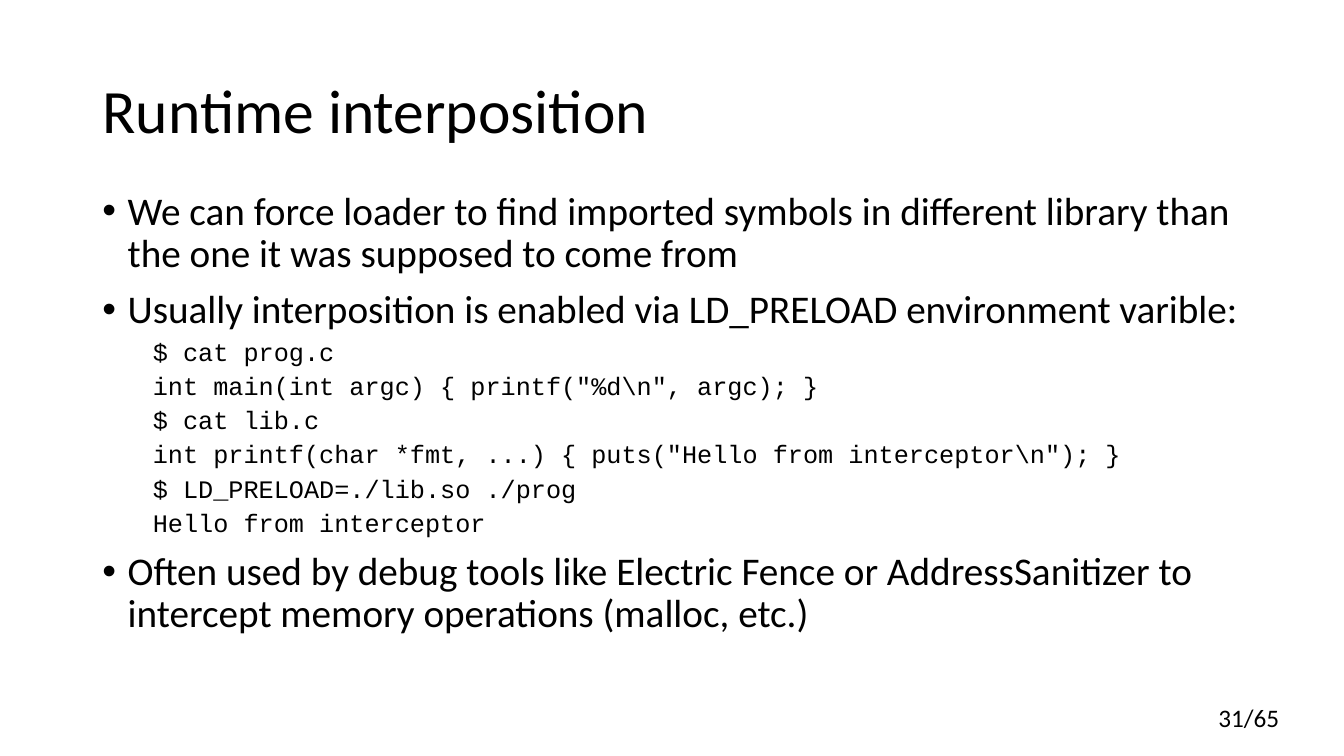
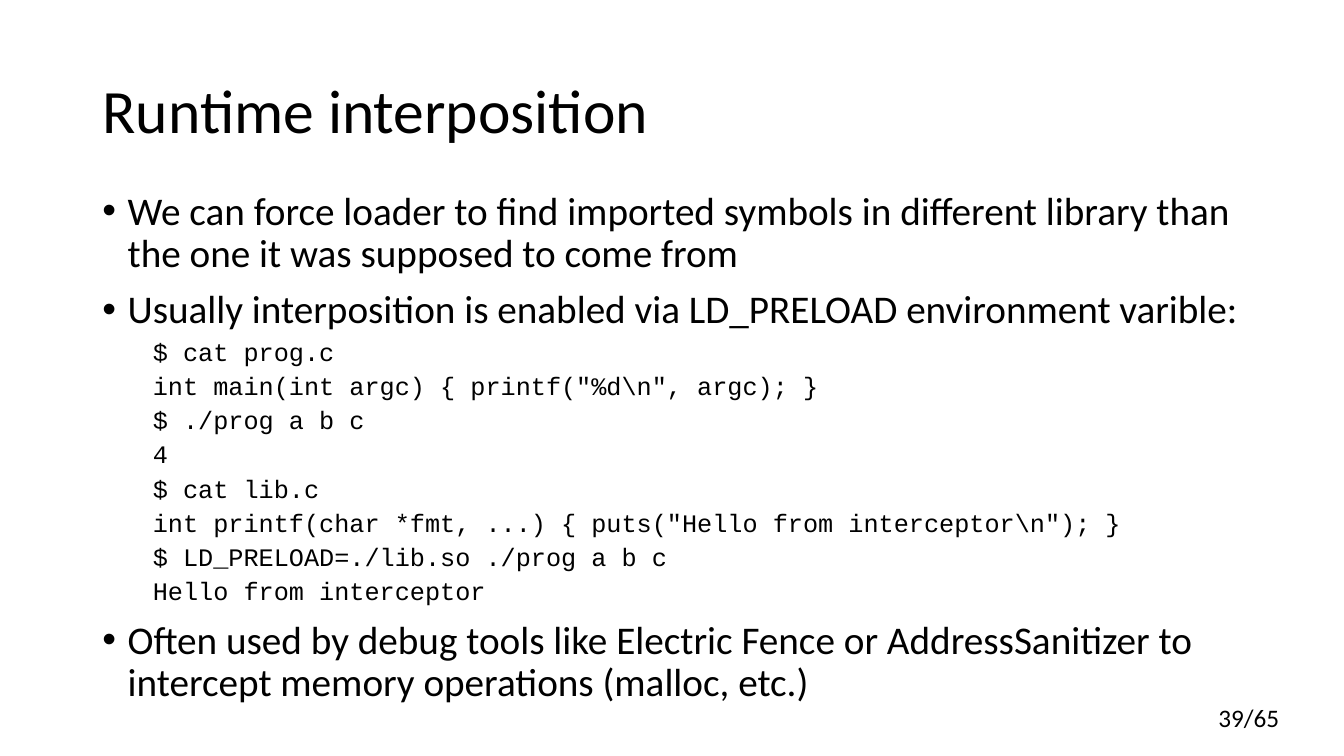
Before and after one commit to yugr/CppRussia, a slide deck: slide 39 of 2024/EN.pptx (slide 31 before the commit). Drawn at 1344x756 pixels with LibreOffice and Linux fonts; fonts in the diff are those of the drawing. Boxes give left, top, right and bottom in pixels: in the first picture for what was removed or moved away, otherwise in the second. Text is boxed around its words. In the diff, an @@ line names an element or a change of style, - is before the commit and + after.

```diff
--- a/2024/EN.pptx
+++ b/2024/EN.pptx
@@ text at [153,411,364,463]: paragraphs added @@
+  $ ./prog a b c
+  4
@@ text at [183,547,667,572]: text changed @@
-  $ LD_PRELOAD=./lib.so ./prog
+  $ LD_PRELOAD=./lib.so ./prog a b c
@@ page number at [1218,709,1279,728]: text changed @@
-31/65
+39/65
```
Also in this commit, not shown: 17 other slides changed, 12 slides added, 2 slides removed.
